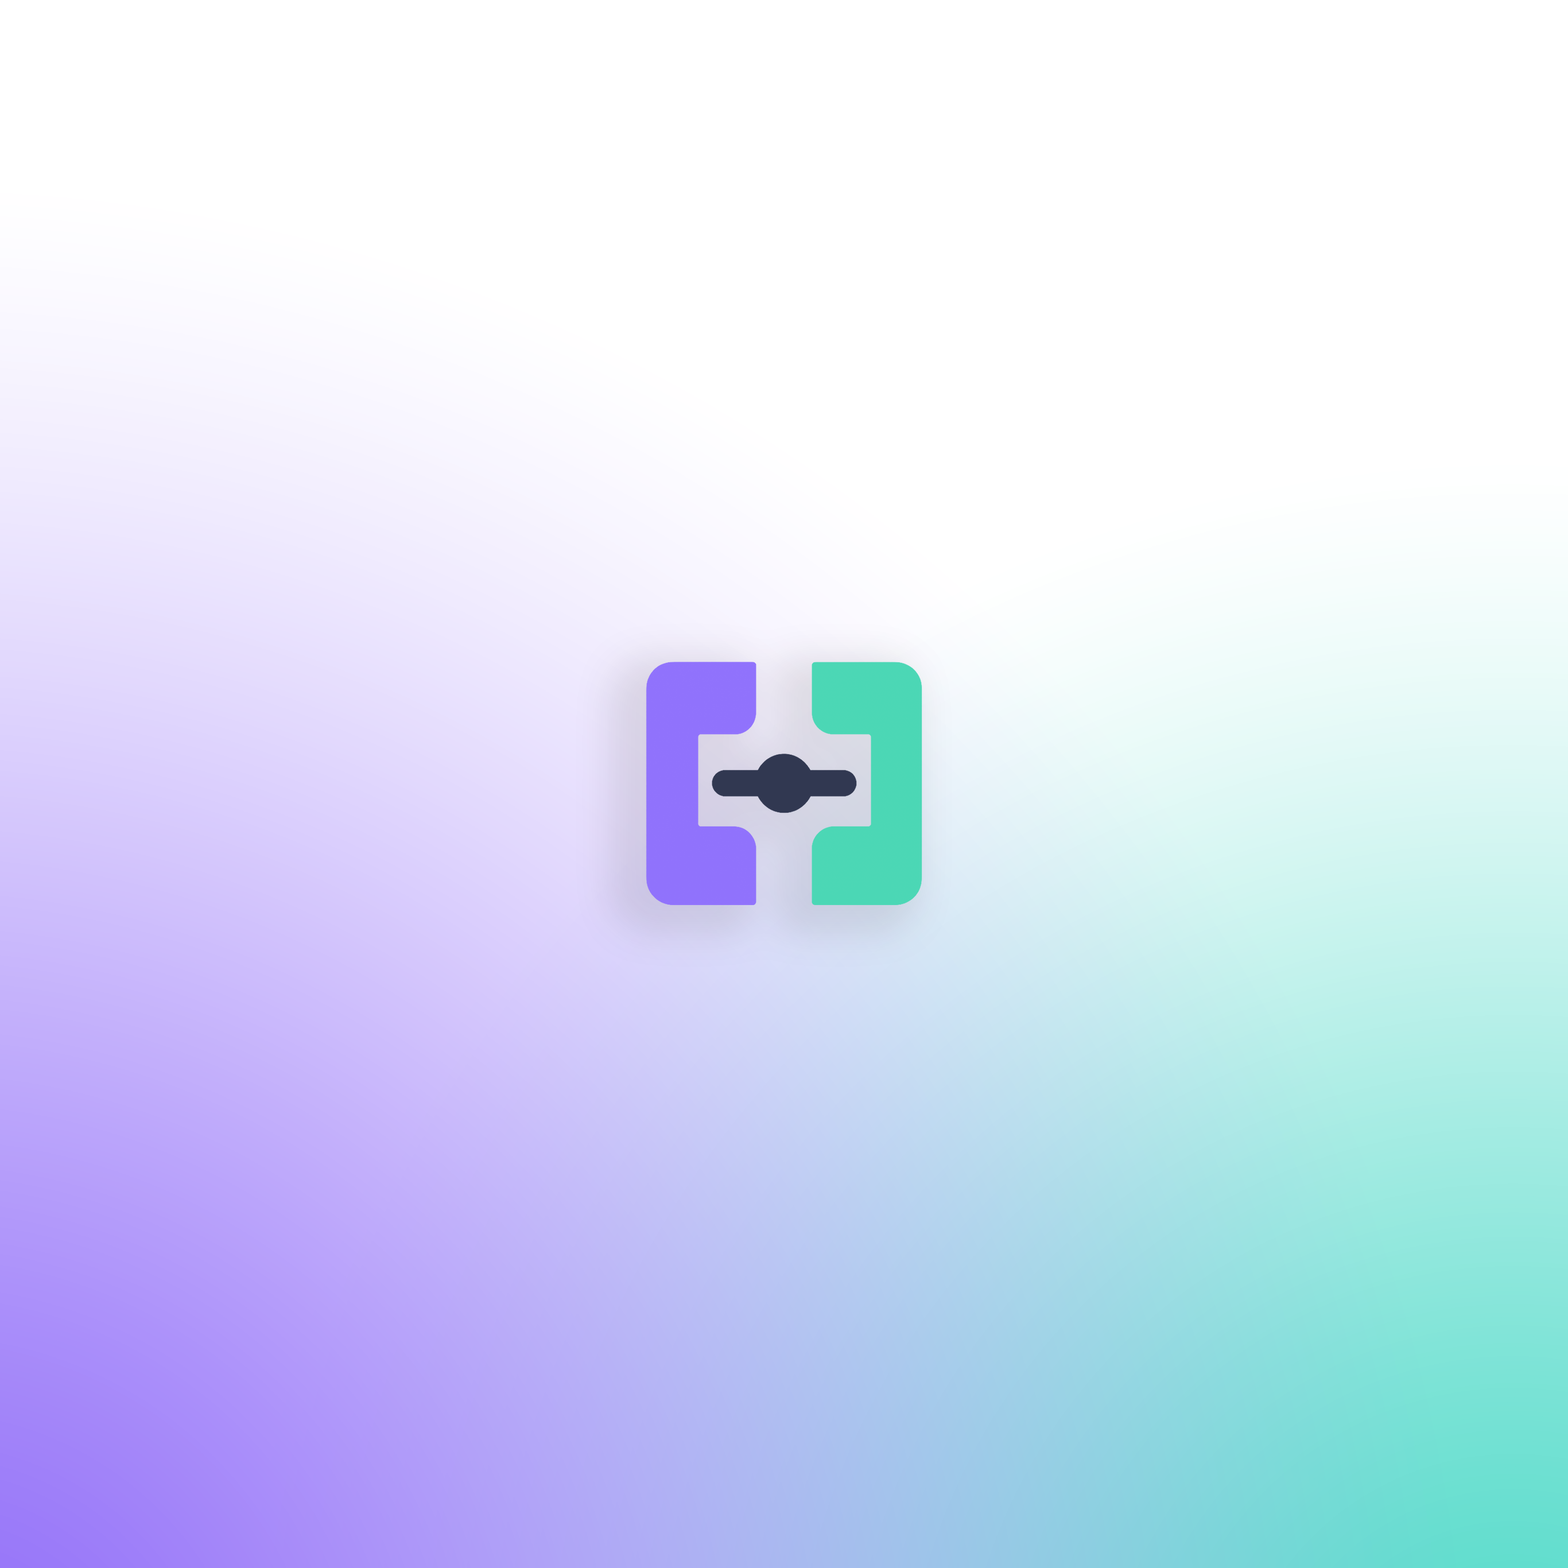
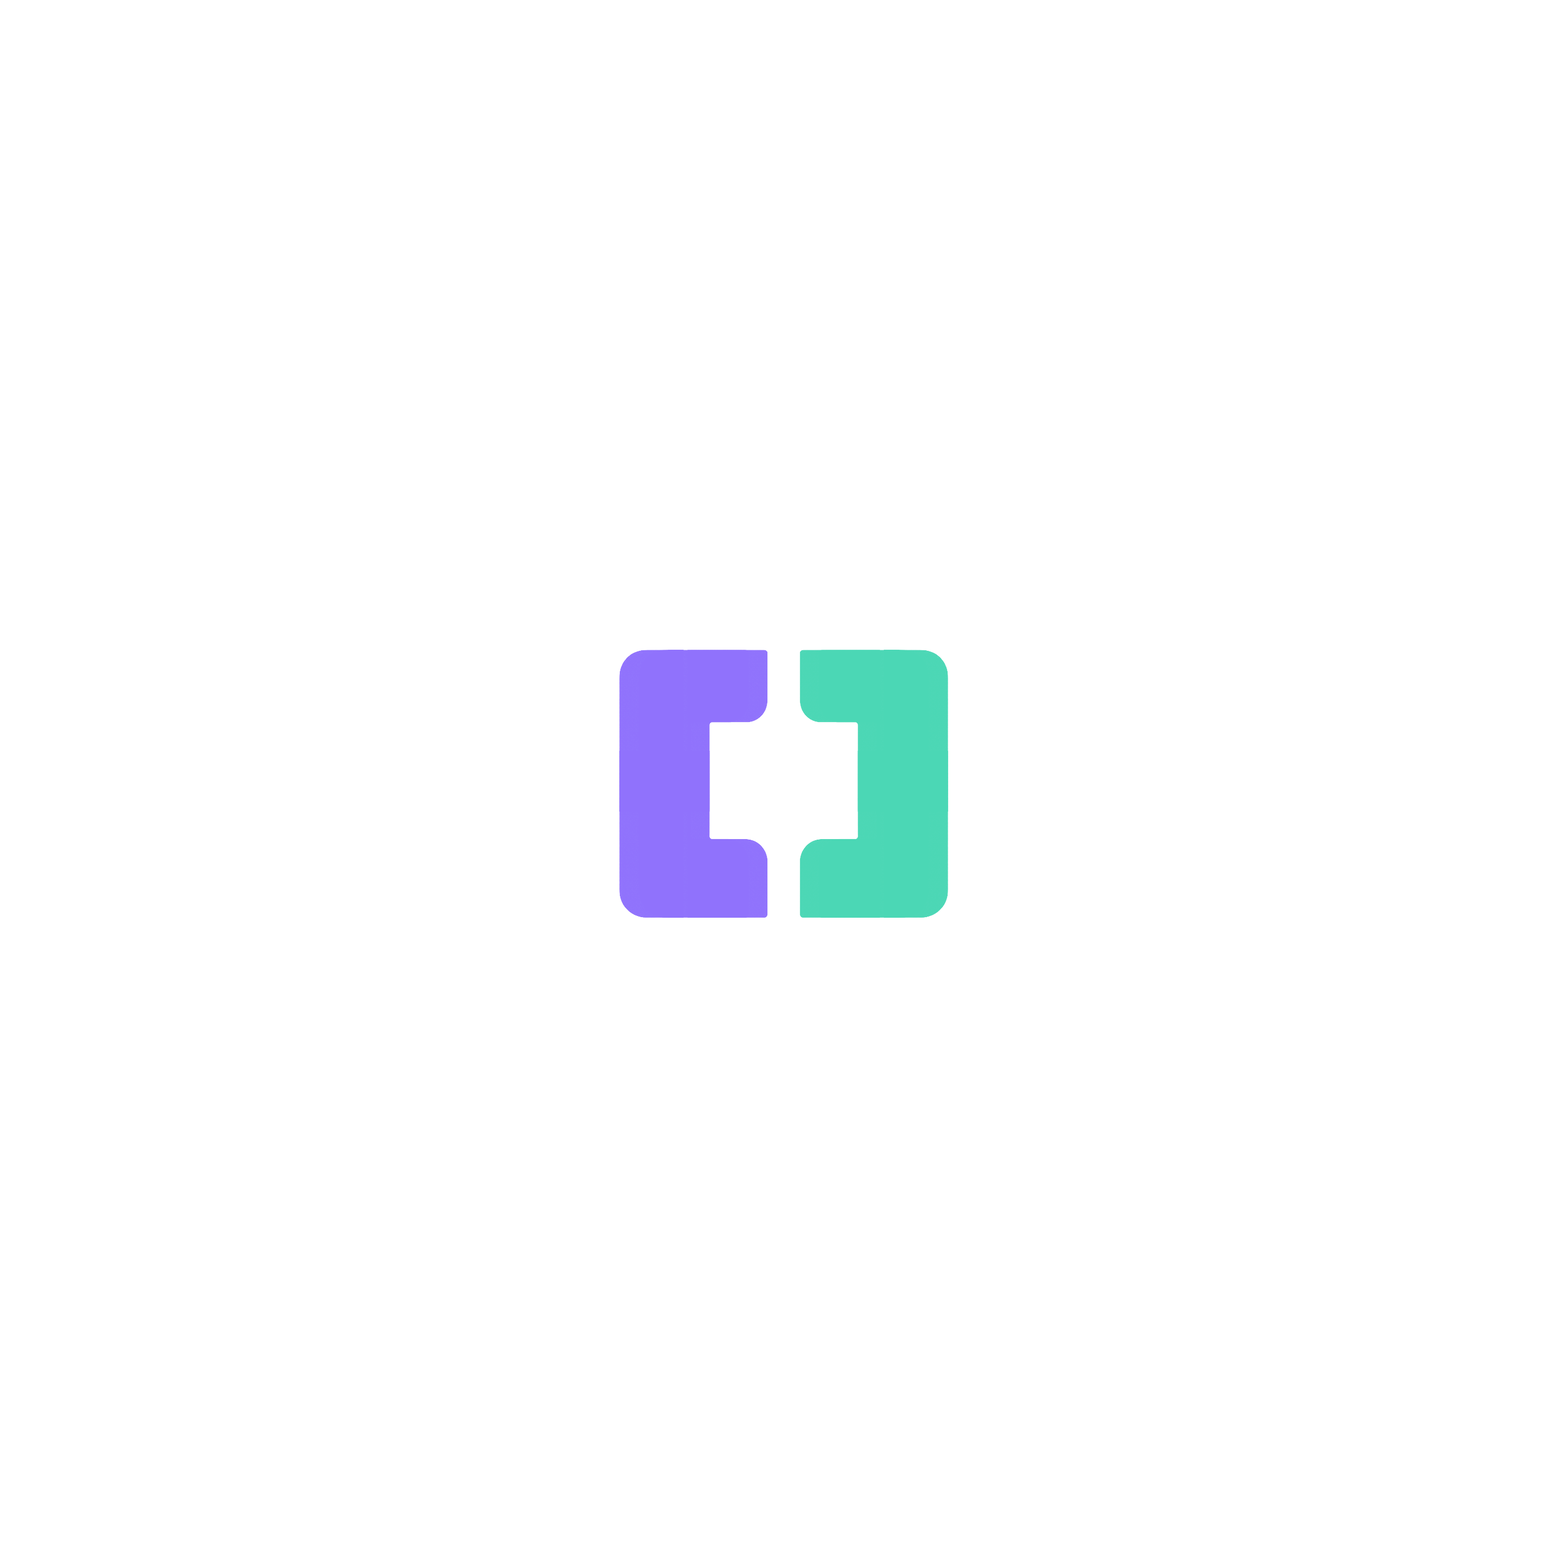
Layers edited between the first and the second (1568, 1568) image:
painted on "icon" over bbox(618, 649, 949, 918)
removed layer "Camada 2" over bbox(0, 237, 1469, 1568)
hid "Camada 1", painted on it over bbox(0, 237, 1568, 1568)
hid "Camada 0" over bbox(0, 237, 1568, 1568)